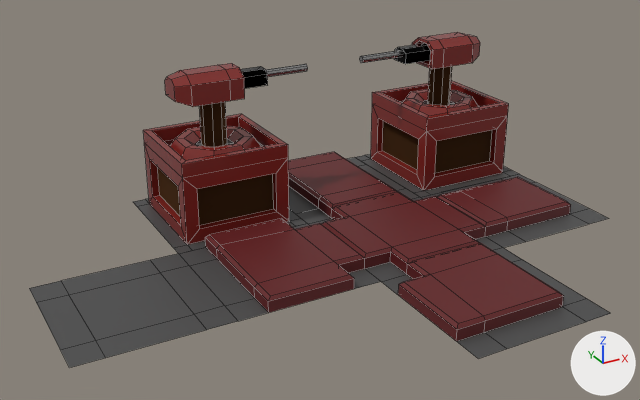
One commit to the Blender file Assets/Assets/paths.blend: the scene before it, then after it.
Camera for both pictures: a camera (50 mm lens) standing at (-6.52, -9.42, 5.54) and looking at (-1.33, 0.03, 0.82). The lights are fixed; the arrows at lower right show +X, +Y and +Z. Mesh edges are drawn as thin lines.

The scene before the commit, as lines of its bpy script (objects in view):
```python
me_cylinder = bpy.data.meshes.new('Cylinder')
me_cylinder.from_pydata(...)  # 106 vertices, 89 faces; spans x -1.52..0.65, y -0.65..0.65, z 0.0..1.22
# faces by material slot: [10, 55, 9, 15]
me_cylinder.materials.append(mat_bare_metal)  # grey #ababab
me_cylinder.materials.append(mat_painted_metal)  # red #812622
me_cylinder.materials.append(mat_rusty_metal)  # brown #5e3e25
me_cylinder.materials.append(mat_dark_metal)  # black #000000
me_plane_001 = bpy.data.meshes.new('Plane.001')
me_plane_001.from_pydata(...)  # 64 vertices, 57 faces; spans x -1.0..1.0, y -1.0..1.0, z 0.0..1.2
# faces by material slot: [1, 44, 4, 8]
me_plane_001.materials.append(mat_bare_metal)  # grey #ababab
me_plane_001.materials.append(mat_painted_metal)  # red #812622
me_plane_001.materials.append(mat_rusty_metal)  # brown #5e3e25
me_plane_001.materials.append(mat_floor_bottom)  # dark grey #4a4a4a
me_plane_005 = bpy.data.meshes.new('Plane.005')
me_plane_005.from_pydata(...)  # 32 vertices, 25 faces; spans x -1.0..1.0, y -1.0..1.0, z 0.0..0.2
# faces by material slot: [6, 19]
me_plane_005.materials.append(mat_floor_bottom)  # dark grey #4a4a4a
me_plane_005.materials.append(mat_floor_top)  # dark red #631b1d
ob_block_cannon = bpy.data.objects.new('Block_Cannon', me_cylinder)
ob_block_cannon.location = (2.0, 2.0, 1.0)
ob_block_cannon_001 = bpy.data.objects.new('Block_Cannon.001', me_cylinder)
ob_block_cannon_001.location = (-2.0, 2.0, 1.0)
ob_block_cannon_001.rotation_euler = (0.0, 0.0, 3.142)  # degrees (0, 0, 180)
ob_path_corner = bpy.data.objects.new('Path_Corner', me_plane_005)
ob_path_corner.location = (0.0, -2.0, 0.0)
ob_platform_002 = bpy.data.objects.new('Platform.002', me_plane_001)
ob_platform_002.location = (-2.0, 2.0, 0.0)
# also in view: 'Path_End' at (2.0, 0.0, 0.1); 'Path_Straight' at (0.0, 2.0, 0.1); 'Path_Cross' at (0.0, 0.0, 0.1); 'Platform' at (2.0, 2.0, 0.6); 'Path_' at (-4.0, 0.0, 0.0)
```
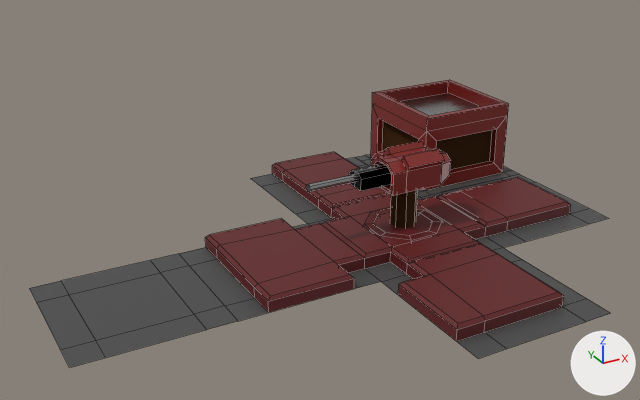
Changed parts and their boxes (x1, y1, x2, y2) in the pictures (640 x 400 px):
```json
{"object": "Platform.002", "change": "deleted", "before": [133, 114, 308, 254], "on screen": "brown", "faces in mat_painted_metal (red #812622)": [143, 114, 289, 245], "faces in mat_rusty_metal (brown #5e3e25)": [157, 167, 274, 225], "faces in mat_floor_bottom (dark grey #4a4a4a)": [133, 199, 308, 254]}
{"object": "Block_Cannon.001", "change": "deleted", "before": [165, 63, 308, 161], "on screen": "brown", "faces in mat_painted_metal (red #812622)": [165, 63, 261, 161], "faces in mat_rusty_metal (brown #5e3e25)": [199, 102, 227, 147], "faces in mat_dark_metal (black #000000)": [195, 66, 268, 146], "faces in mat_bare_metal (grey #ababab)": [266, 64, 308, 77]}
{"object": "Block_Cannon", "change": "deleted", "before": [360, 32, 480, 116], "on screen": "brown", "faces in mat_painted_metal (red #812622)": [403, 32, 480, 116], "faces in mat_rusty_metal (brown #5e3e25)": [428, 66, 452, 106], "faces in mat_dark_metal (black #000000)": [394, 43, 455, 105], "faces in mat_bare_metal (grey #ababab)": [360, 51, 402, 63]}
{"object": "Body", "change": "added", "after": [371, 141, 450, 196], "on screen": "red"}
{"object": "Turret", "change": "added", "after": [306, 164, 391, 192], "faces in mat_dark_metal (black #000000)": [349, 164, 391, 191], "faces in mat_bare_metal (grey #ababab)": [306, 175, 357, 192]}
{"object": "Shaft", "change": "added", "after": [390, 190, 418, 228]}
{"object": "Base", "change": "added", "after": [364, 208, 442, 240]}
```

Edits to the scene script, one JSON object a line:
```json
{"op": "add", "block": "me_cylinder_003", "code": ["me_cylinder_003 = bpy.data.meshes.new('Cylinder.003')", "me_cylinder_003.from_pydata(...)  # 32 vertices, 20 faces; spans x -1.519..-0.097, y -0.153..0.153, z 0.907..1.131", "# faces by material slot: [10, 10]", "me_cylinder_003.materials.append(mat_bare_metal)  # grey #ababab", "me_cylinder_003.materials.append(mat_dark_metal)  # black #000000"]}
{"op": "add", "block": "me_cylinder_002", "code": ["me_cylinder_002 = bpy.data.meshes.new('Cylinder.002')", "me_cylinder_002.from_pydata(...)  # 24 vertices, 10 faces; spans x -0.171..0.171, y -0.171..0.171, z 0.1..1.1", "# faces by material slot: [1, 9]", "me_cylinder_002.materials.append(mat_bare_metal)  # grey #ababab", "me_cylinder_002.materials.append(mat_rusty_metal)  # brown #5e3e25"]}
{"op": "add", "block": "me_cylinder_001", "code": ["me_cylinder_001 = bpy.data.meshes.new('Cylinder.001')", "me_cylinder_001.from_pydata(...)  # 56 vertices, 50 faces; spans x -0.381..0.617, y -0.345..0.345, z 0.803..1.301", "me_cylinder_001.materials.append(mat_painted_metal)  # red #812622"]}
{"op": "add", "block": "me_cylinder_1", "code": ["me_cylinder_1 = bpy.data.meshes.new('Cylinder')", "me_cylinder_1.from_pydata(...)  # 40 vertices, 32 faces; spans x -0.647..0.647, y -0.647..0.647, z 0.0..0.2", "# faces by material slot: [24, 8]", "me_cylinder_1.materials.append(mat_painted_metal)  # red #812622", "me_cylinder_1.materials.append(mat_dark_metal)  # black #000000"]}
{"op": "remove", "block": "ob_platform_002", "code": ["ob_platform_002 = bpy.data.objects.new('Platform.002', me_plane_001)", "ob_platform_002.location = (-2.0, 2.0, 0.0)"]}
{"op": "remove", "block": "ob_block_cannon", "code": ["ob_block_cannon = bpy.data.objects.new('Block_Cannon', me_cylinder)", "ob_block_cannon.location = (2.0, 2.0, 1.0)"]}
{"op": "remove", "block": "ob_block_cannon_001", "code": ["ob_block_cannon_001 = bpy.data.objects.new('Block_Cannon.001', me_cylinder)", "ob_block_cannon_001.location = (-2.0, 2.0, 1.0)", "ob_block_cannon_001.rotation_euler = (0.0, 0.0, 3.142)  # degrees (0, 0, 180)"]}
{"op": "add", "block": "ob_turret", "code": ["ob_turret = bpy.data.objects.new('Turret', me_cylinder_003)", "ob_turret.location = (0.0, 0.0, 0.0)"]}
{"op": "add", "block": "ob_shaft", "code": ["ob_shaft = bpy.data.objects.new('Shaft', me_cylinder_002)", "ob_shaft.location = (0.0, 0.0, 0.0)"]}
{"op": "add", "block": "ob_body", "code": ["ob_body = bpy.data.objects.new('Body', me_cylinder_001)", "ob_body.location = (0.0, 0.0, 0.0)"]}
{"op": "add", "block": "ob_base", "code": ["ob_base = bpy.data.objects.new('Base', me_cylinder_1)", "ob_base.location = (0.0, 0.0, 0.0)"]}
```
